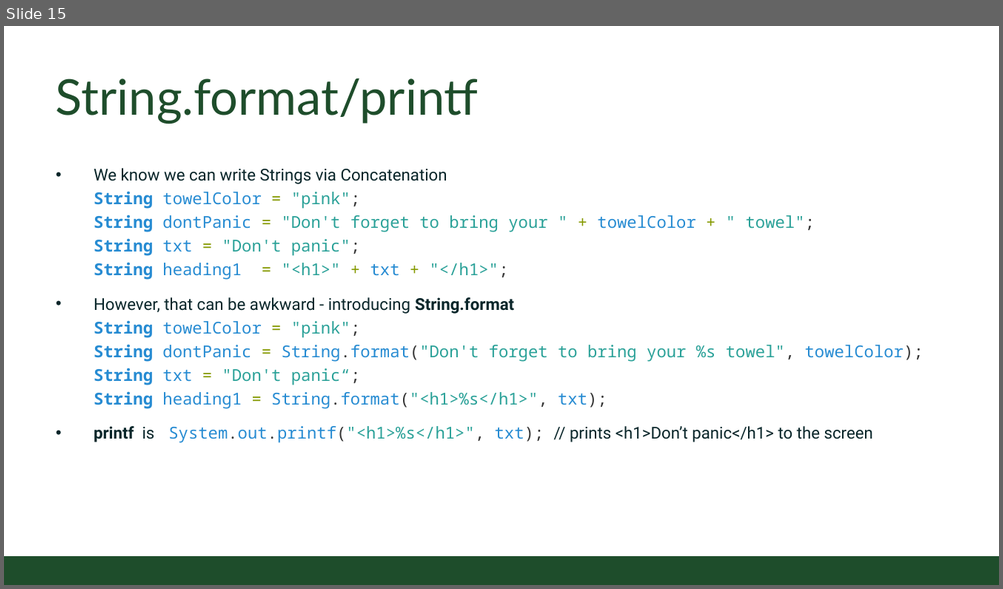
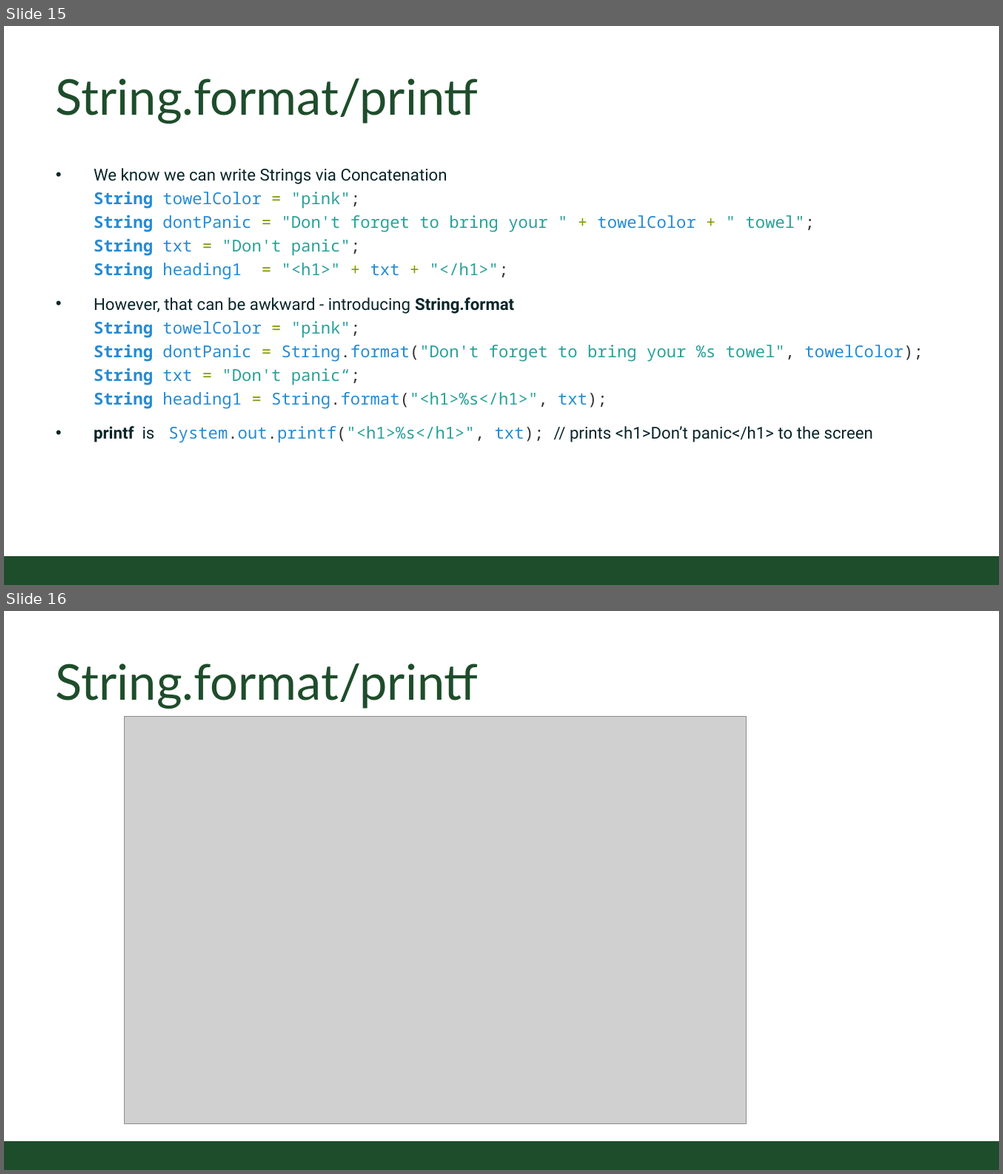
Before and after one commit to CSU-CompSci-CS163-4/Handouts, a slide deck: slides/On-Campus/02_03_CharactersAndStrings.pptx. Shown one above the other, each under a label of ours: slide 15 before the commit, slides 15 and 16 after it. The pictures are 1003x589 and 1003x1174 pixels, drawn with LibreOffice and Linux fonts; fonts in the diff are those of the drawing; grey boxes stand for pictures; background and template pictures are left out. Boxes give left, top, right and bottom in pixels: in the first picture for what was removed or moved away, otherwise in the second. Text is boxed around its words. In the diff, an @@ line names an element or a change of style, - is before the commit and + after.

Commit message:
Characters and Strings Lecture update

```diff
--- a/slides/On-Campus/02_03_CharactersAndStrings.pptx
+++ b/slides/On-Campus/02_03_CharactersAndStrings.pptx
@@ slide 16 added at (x1=4, y1=611, x2=999, y2=1170), background #FFFFFF; not listed: 1 template element that a slide beside it also shows @@
@@ title added at (x1=56, y1=664, x2=478, y2=709), 54 pt, text #1E4D2B @@
+String.format/printf
@@ picture added at (x1=125, y1=716, x2=746, y2=1125) @@
```
Also in this commit, not shown: 10 slides changed, 4 other slides added.
